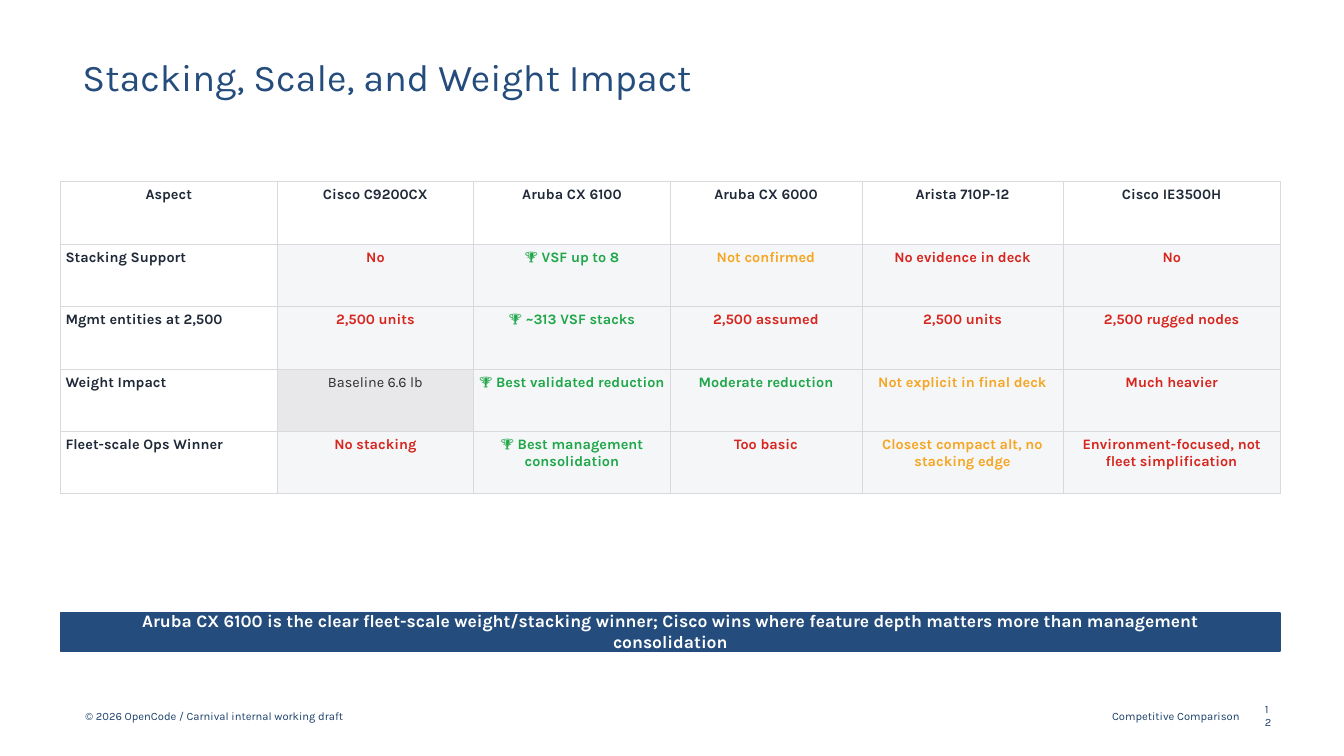
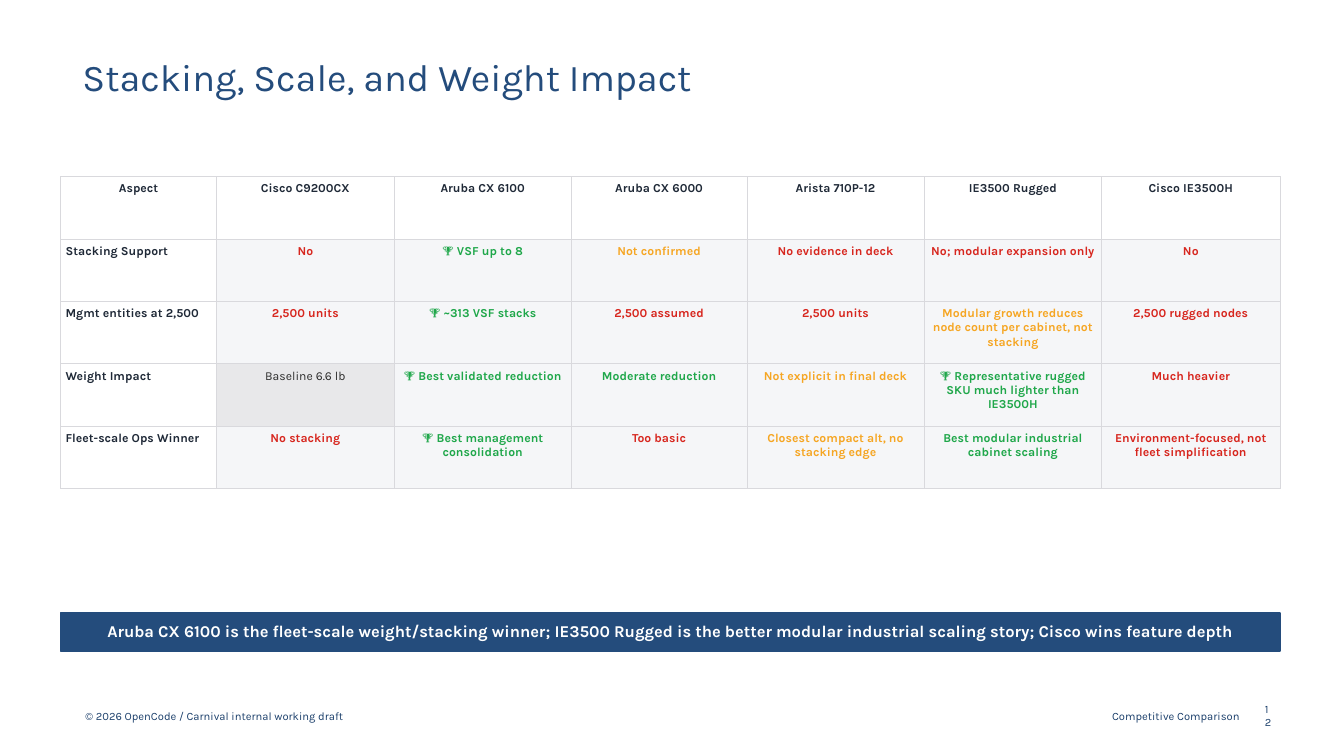
Before and after one commit to 91ped24-sketch/Comparaciones, a slide deck: slide 12 of expanded_master_c9200cx_competitive_comparison.pptx. Drawn at 1344x756 pixels with LibreOffice and Linux fonts; fonts in the diff are those of the drawing. Boxes give left, top, right and bottom in pixels: in the first picture for what was removed or moved away, otherwise in the second. Text is boxed around its words. In the diff, an @@ line names an element or a change of style, - is before the commit and + after.

Commit message:
Add IE3500 Rugged

```diff
--- a/expanded_master_c9200cx_competitive_comparison.pptx
+++ b/expanded_master_c9200cx_competitive_comparison.pptx
@@ table at <box>60,176,1280,463</box> @@
+column 6: IE3500 Rugged | No; modular expansion only | Modular growth reduces node count per cabinet, not stacking | 🏆 Representative rugged SKU much lighter than IE3500H | Best modular industrial cabinet scaling
@@ table: place and size @@
-table at <box>60,181,1280,474</box>
+table at <box>60,176,1280,463</box>
@@ text at <box>107,624,1233,641</box>: text changed; size 12.5 to 11.8 pt @@
-Aruba CX 6100 is the clear fleet-scale weight/stacking winner; Cisco wins where feature depth matters more than management consolidation
+Aruba CX 6100 is the fleet-scale weight/stacking winner; IE3500 Rugged is the better modular industrial scaling story; Cisco wins feature depth
```
Also in this commit, not shown: 13 other slides changed, 1 other file.
